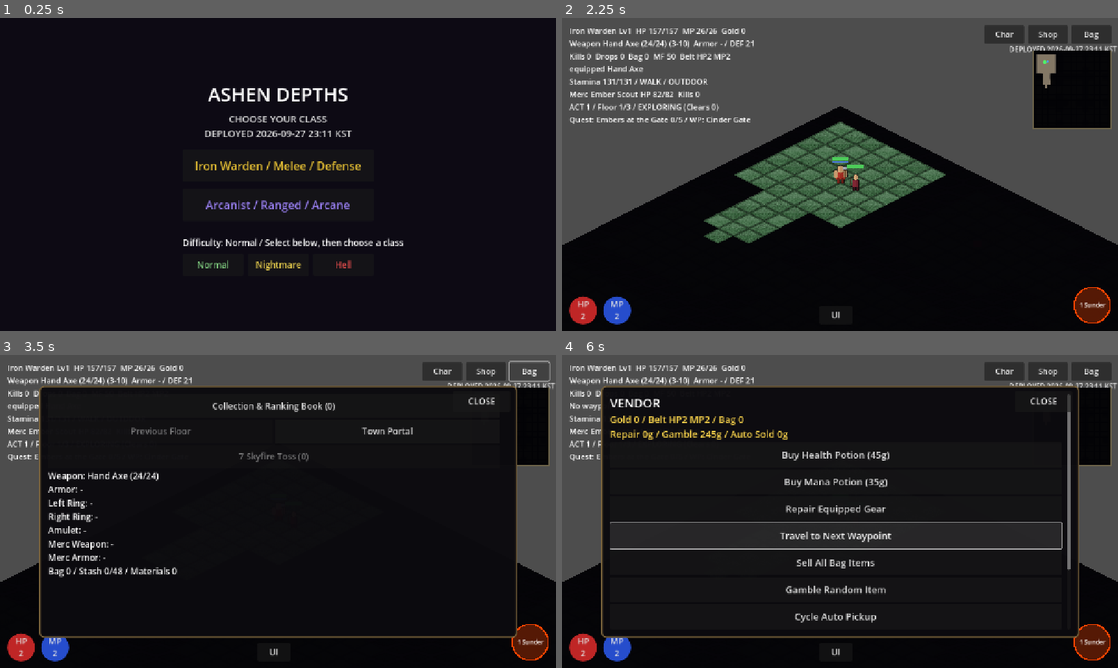
Above: before the commit, frames 1-4 (two rows, left to right).
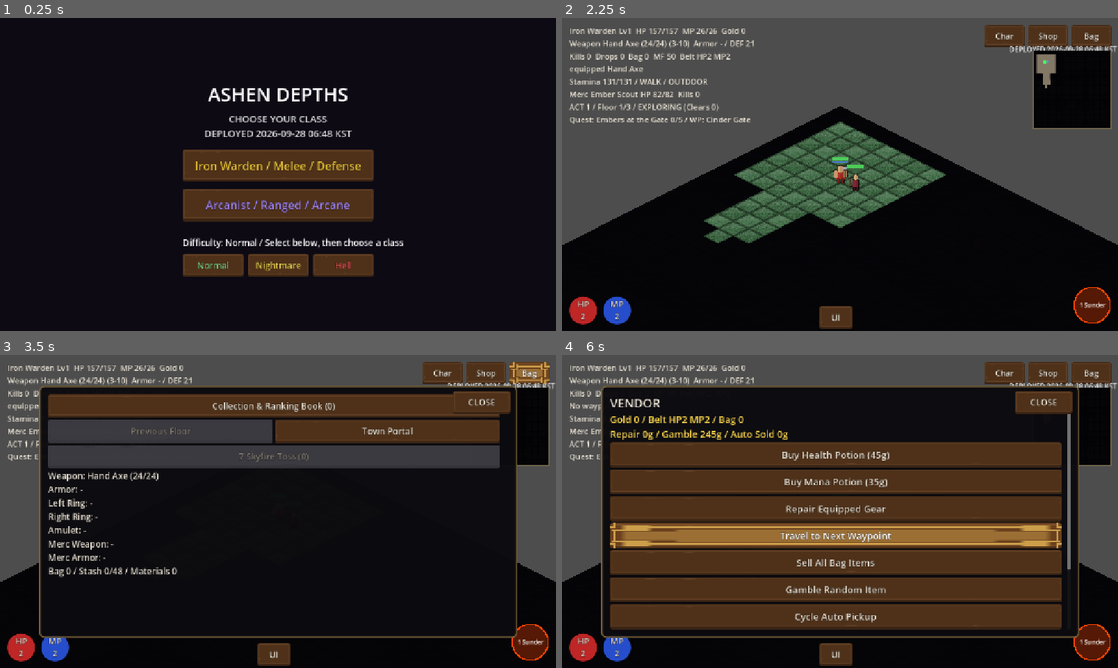
Above: after the commit, the same moments.

Repository: jflakeee/diablo
Game: Godot game, scene res://main.tscn
The game is run twice, just before and just after one commit, with the same random seed, the same clock (stepped at 60 frames per second) and the same inputs.
Inputs:
- Up to frame 1 (0.25 s): no input
- Up to frame 2 (2.25 s): click "Normal" at 0.5 s; click "Normal" at 1.25 s; click "Iron Warden / Melee / Defense" at 2 s
- Up to frame 3 (3.5 s): click "Bag" at 2.75 s
- Up to frame 4 (6 s): click "Collection & Ranking Book (0)" at 3.5 s; click "Buy Page +8 Slots (10000g)" at 4.25 s; click "Shop" at 5 s; click "Travel to Next Waypoint" at 5.75 s

The runs differ from the first frame. In frame 1, 8.8% of the frame differs, in the area x 32-68%, y 36-83%; in frame 2, 3.1%; in frame 3, 21%; in frame 4, 49%, in the area x 1-99%, y 2-100%.

Commit message:
Apply CC0 template theme for visual redesign

Diff:
--- a/prototype/game_dungeon/main.gd
+++ b/prototype/game_dungeon/main.gd
@@ -34,7 +34,8 @@
 const CollectionBook := preload("res://collection_book.gd")
 const Visibility := preload("res://visibility.gd")
 const FogOverlay := preload("res://fog_overlay.gd")
-const DEPLOYED_AT_KST := "2026-09-27 23:11 KST"
+const TemplateTheme := preload("res://ui/template_theme.gd")
+const DEPLOYED_AT_KST := "2026-09-28 06:48 KST"
 
 var _grid: Array = []
 var _astar: AStarGrid2D
@@ -167,6 +168,7 @@
 var _accessibility := Accessibility.new()
 var _automation_last_expire := 0
 var _assets := AssetCatalog.new()
+var _ui_theme: Theme
 
 var _logic_ticks := 0
 var _attacks := 0
@@ -696,6 +698,9 @@
 	_assets.clear()
 
 func _ready() -> void:
+	_ui_theme = TemplateTheme.create()
+	if not TemplateTheme.selftest():
+		push_error("Temporary UI theme failed its resource contract")
 	_accessibility.load_settings()
 	_setup_sfx()
 	_auto_quit = OS.get_cmdline_user_args().has("autoquit")
@@ -796,6 +801,7 @@
 	var dcols := [Color(0.5, 0.8, 0.5), Color(0.9, 0.8, 0.3), Color(0.9, 0.3, 0.3)]
 	for i in 3:
 		var db := Button.new()
+		db.theme = _ui_theme
 		db.text = dnames[i]
 		db.position = Vector2(vp.x * 0.5 - 220 + i * 150, vp.y * 0.42 + 240)
 		db.custom_minimum_size = Vector2(140, 50)
@@ -806,6 +812,7 @@
 		_menu_layer.add_child(db)
 	if OS.has_feature("web"):
 		var update_button := Button.new()
+		update_button.theme = _ui_theme
 		update_button.text = "FORCE LATEST UPDATE"
 		update_button.position = Vector2(vp.x * 0.5 - 220, minf(vp.y * 0.42 + 305, vp.y - 58))
 		update_button.custom_minimum_size = Vector2(440, 48)
@@ -825,6 +832,7 @@
 
 func _add_class_button(text: String, col: Color, pos: Vector2, cls: String, font_px: int = 26) -> void:
 	var btn := Button.new()
+	btn.theme = _ui_theme
 	btn.text = text
 	btn.position = pos
 	btn.custom_minimum_size = Vector2(440, 74)
@@ -938,6 +946,11 @@
 	ui.transform = Transform2D.IDENTITY.scaled(Vector2(ui_scale, ui_scale))
 	add_child(ui)
 	var vp := physical_vp / ui_scale
+	var ui_root := Control.new()
+	ui_root.name = "ThemedUIRoot"
+	ui_root.size = vp
+	ui_root.theme = _ui_theme
+	ui.add_child(ui_root)
 	var safe := Rect2(Vector2.ZERO, vp)
 	if mobile_profile:
 		safe = MobileUI.logical_safe_area(physical_vp)
@@ -949,18 +962,18 @@
 	_joy.control_size = MobileUI.JOYSTICK_SIZE
 	_joy.position = mobile_layout["joystick"]
 	_joy.visible = mobile_profile
-	ui.add_child(_joy)
+	ui_root.add_child(_joy)
 	# 스킬 버튼(확대): 우하단 2개 + 위 1개
 	if _class == "arcanist":
-		_add_skill_button(ui, "ember_bolt", "1 Ember", Color.ORANGE_RED, mobile_layout["skill_primary"], mobile_layout["skill_size"])
-		_add_skill_button(ui, "frost_shard", "2 Frost", Color.SKY_BLUE, mobile_layout["skill_secondary"], mobile_layout["skill_size"])
-		_add_skill_button(ui, "storm_lance", "3 Storm", Color.YELLOW, mobile_layout["skill_utility"], mobile_layout["skill_size"])
-		_add_skill_button(ui, "phase_step", "4 Phase", Color.MEDIUM_PURPLE, mobile_layout["skill_quaternary"], mobile_layout["skill_size"])
+		_add_skill_button(ui_root, "ember_bolt", "1 Ember", Color.ORANGE_RED, mobile_layout["skill_primary"], mobile_layout["skill_size"])
+		_add_skill_button(ui_root, "frost_shard", "2 Frost", Color.SKY_BLUE, mobile_layout["skill_secondary"], mobile_layout["skill_size"])
+		_add_skill_button(ui_root, "storm_lance", "3 Storm", Color.YELLOW, mobile_layout["skill_utility"], mobile_layout["skill_size"])
+		_add_skill_button(ui_root, "phase_step", "4 Phase", Color.MEDIUM_PURPLE, mobile_layout["skill_quaternary"], mobile_layout["skill_size"])
 	else:
-		_add_skill_button(ui, "sundering_strike", "1 Sunder", Color.ORANGE_RED, mobile_layout["skill_primary"], mobile_layout["skill_size"])
-		_add_skill_button(ui, "void_fury", "2 Fury", Color.CRIMSON, mobile_layout["skill_secondary"], mobile_layout["skill_size"])
-		_add_skill_button(ui, "iron_chant", "3 Chant", Color.GOLD, mobile_layout["skill_utility"], mobile_layout["skill_size"])
-		_add_skill_button(ui, "weapon_discipline", "4 Passive", Color.STEEL_BLUE, mobile_layout["skill_quaternary"], mobile_layout["skill_size"])
+		_add_skill_button(ui_root, "sundering_strike", "1 Sunder", Color.ORANGE_RED, mobile_layout["skill_primary"], mobile_layout["skill_size"])
+		_add_skill_button(ui_root, "void_fury", "2 Fury", Color.CRIMSON, mobile_layout["skill_secondary"], mobile_layout["skill_size"])
+		_add_skill_button(ui_root, "iron_chant", "3 Chant", Color.GOLD, mobile_layout["skill_utility"], mobile_layout["skill_size"])
+		_add_skill_button(ui_root, "weapon_discipline", "4 Passive", Color.STEEL_BLUE, mobile_layout["skill_quaternary"], mobile_layout["skill_size"])
 
 	var bag := Button.new()
 	bag.text = "Bag"
@@ -969,7 +982,7 @@
 	bag.size = mobile_layout["menu_size"]
 	bag.add_theme_font_size_override("font_size", _accessibility.font_size(18))
 	bag.pressed.connect(_toggle_bag)
-	ui.add_child(bag)
+	ui_root.add_child(bag)
 
 	_inv_panel = Panel.new()
 	_inv_panel.position = modal_position
@@ -977,7 +990,7 @@
 	_inv_panel.z_index = 200
 	_style_modal_panel(_inv_panel)
 	_inv_panel.visible = false
-	ui.add_child(_inv_panel)
+	ui_root.add_child(_inv_panel)
 	var inventory_scroll := ScrollContainer.new()
 	inventory_scroll.position = Vector2(20, 20)
 	inventory_scroll.size = modal_size - Vector2(40, 40)
@@ -996,7 +1009,7 @@
 	shop.size = mobile_layout["menu_size"]
 	shop.add_theme_font_size_override("font_size", _accessibility.font_size(18))
 	shop.pressed.connect(_toggle_vendor)
-	ui.add_child(shop)
+	ui_root.add_child(shop)
 
 	_vendor_panel = Panel.new()
 	_vendor_panel.position = modal_position
@@ -1004,7 +1017,7 @@
 	_vendor_panel.z_index = 200
 	_style_modal_panel(_vendor_panel)
 	_vendor_panel.visible = false
-	ui.add_child(_vendor_panel)
+	ui_root.add_child(_vendor_panel)
 	_build_vendor()
 	_add_modal_close_button(_vendor_panel)
 
@@ -1015,7 +1028,7 @@
 	charb.size = mobile_layout["menu_size"]
 	charb.add_theme_font_size_override("font_size", _accessibility.font_size(18))
 	charb.pressed.connect(_toggle_char)
-	ui.add_child(charb)
+	ui_root.add_child(charb)
 
 	_char_panel = Panel.new()
 	_char_panel.position = modal_position
@@ -1023,7 +1036,7 @@
 	_char_panel.z_index = 200
 	_style_modal_panel(_char_panel)
 	_char_panel.visible = false
-	ui.add_child(_char_panel)
+	ui_root.add_child(_char_panel)
 	_build_char_panel()
 	_add_modal_close_button(_char_panel)
 
@@ -1034,7 +1047,7 @@
 	settings_button.size = settings_button.custom_minimum_size
 	settings_button.add_theme_font_size_override("font_size", _accessibility.font_size(20))
 	settings_button.pressed.connect(_toggle_settings)
-	ui.add_child(settings_button)
+	ui_root.add_child(settings_button)
 
 	var deploy_stamp := Label.new()
 	deploy_stamp.text = "DEPLOYED %s" % DEPLOYED_AT_KST
@@ -1044,7 +1057,7 @@
 	deploy_stamp.mouse_filter = Control.MOUSE_FILTER_IGNORE
 	deploy_stamp.add_theme_font_size_override("font_size", _accessibility.font_size(20 if mobile_profile else 16))
 	deploy_stamp.add_theme_color_override("font_color", Color(0.92, 0.92, 0.92, 1.0))
-	ui.add_child(deploy_stamp)
+	ui_root.add_child(deploy_stamp)
 
 	_settings_panel = Panel.new()
 	_settings_panel.position = modal_position
@@ -1052,7 +1065,7 @@
 	_settings_panel.z_index = 200
 	_style_modal_panel(_settings_panel)
 	_settings_panel.visible = false
-	ui.add_child(_settings_panel)
+	ui_root.add_child(_settings_panel)
 	_build_settings_panel()
 	_add_modal_close_button(_settings_panel)
 
@@ -1060,7 +1073,7 @@
 	_minimap = MinimapScript.new()
 	_minimap.size = mobile_layout["minimap_size"]
 	_minimap.position = mobile_layout["minimap"]
-	ui.add_child(_minimap)
+	ui_root.add_child(_minimap)
 	_build_minimap_tex()
 
 	_hud = Label.new()
@@ -1068,13 +1081,13 @@
 	_hud.size = Vector2(500, 0)
 	_hud.autowrap_mode = TextServer.AUTOWRAP_WORD_SMART
 	_hud.add_theme_font_size_override("font_size", _accessibility.font_size(18))
-	ui.add_child(_hud)
+	ui_root.add_child(_hud)
 
 	# 포션 벨트 버튼(모바일): 좌하단, 조이스틱 위. 빨강=생명 / 파랑=마나
 	_pot_hp_btn = _make_potion_button("HP", Color(0.75, 0.15, 0.15), mobile_layout["potion_hp"], _quaff_health, mobile_layout["potion_size"])
 	_pot_mp_btn = _make_potion_button("MP", Color(0.15, 0.3, 0.8), mobile_layout["potion_mp"], _quaff_mana, mobile_layout["potion_size"])
-	ui.add_child(_pot_hp_btn)
-	ui.add_child(_pot_mp_btn)
+	ui_root.add_child(_pot_hp_btn)
+	ui_root.add_child(_pot_mp_btn)
 
 	if _class == "warden":
 		_equip(Item.generate(_rng, Item.WEAPON_BASES[1], 1, "normal"))  # Hand Axe 3-10
@@ -1363,7 +1376,7 @@
 
 	print("[P4][RESULT] craft_selftest verdict=", ("PASS" if (t1 and t2 and t3 and t4) else "FAIL"))
 
-func _add_skill_button(ui: CanvasLayer, id: String, label: String, col: Color, pos: Vector2, control_size: Vector2) -> void:
+func _add_skill_button(ui: Node, id: String, label: String, col: Color, pos: Vector2, control_size: Vector2) -> void:
 	var b := SkillButtonScript.new()
 	b.skill_id = id
 	b.label_text = label
--- /dev/null
+++ b/prototype/game_dungeon/third_party_sources/kenney_fantasy_ui_borders/SOURCE.json
@@ -0,0 +1,10 @@
+{
+  "name": "Kenney Fantasy UI Borders",
+  "source_url": "https://kenney.nl/assets/fantasy-ui-borders",
+  "download_url": "https://kenney.nl/media/pages/assets/fantasy-ui-borders/ab29cd0165-1701602367/kenney_fantasy-ui-borders.zip",
+  "license": "CC0-1.0",
+  "downloaded_at": "2026-09-28",
+  "archive_sha256": "59532da3bd61195a425585455b40baa6cbf1eda8227c42adcef31a535a737769",
+  "modified": false,
+  "usage": ["temporary modal and card borders"]
+}
--- /dev/null
+++ b/prototype/game_dungeon/third_party_sources/kenney_ui_pack_rpg_expansion/SOURCE.json
@@ -0,0 +1,10 @@
+{
+  "name": "Kenney UI Pack: RPG Expansion",
+  "source_url": "https://kenney.nl/assets/ui-pack-rpg-expansion",
+  "download_url": "https://kenney.nl/media/pages/assets/ui-pack-rpg-expansion/7ec4a46657-1677661824/kenney_ui-pack-rpg-expansion.zip",
+  "license": "CC0-1.0",
+  "downloaded_at": "2026-09-28",
+  "archive_sha256": "c69c30c09d74df542842e4ec811735b6d260cd6c9e2ee261d7b894d259a6adb4",
+  "modified": false,
+  "usage": ["temporary UI theme buttons and panels"]
+}
--- /dev/null
+++ b/prototype/game_dungeon/ui/template_theme.gd
@@ -0,0 +1,55 @@
+extends RefCounted
+## Temporary CC0-backed theme adapter. Public semantic IDs stay stable when
+## these textures are replaced by locally generated Ashen Depths resources.
+
+const BUTTON_PRIMARY := preload("res://assets/ui/template/button_primary.png")
+const BUTTON_PRIMARY_PRESSED := preload("res://assets/ui/template/button_primary_pressed.png")
+const BUTTON_SECONDARY := preload("res://assets/ui/template/button_secondary.png")
+const PANEL := preload("res://assets/ui/template/panel_brown.png")
+const PANEL_BORDER := preload("res://assets/ui/template/panel_border_double.png")
+
+const TEXT := Color("e7e0d2")
+const TEXT_MUTED := Color("a99f91")
+const GOLD := Color("d6b56a")
+
+static func _texture_style(texture: Texture2D, margin: float, tint: Color = Color.WHITE) -> StyleBoxTexture:
+	var style := StyleBoxTexture.new()
+	style.texture = texture
+	style.modulate_color = tint
+	for side in [SIDE_LEFT, SIDE_TOP, SIDE_RIGHT, SIDE_BOTTOM]:
+		style.set_texture_margin(side, margin)
+		style.set_content_margin(side, margin)
+	return style
+
+static func create() -> Theme:
+	var theme := Theme.new()
+	var normal := _texture_style(BUTTON_PRIMARY, 12.0, Color(0.52, 0.43, 0.34, 1.0))
+	var hover := _texture_style(BUTTON_PRIMARY, 12.0, Color(0.70, 0.57, 0.40, 1.0))
+	var pressed := _texture_style(BUTTON_PRIMARY_PRESSED, 12.0, Color(0.44, 0.34, 0.27, 1.0))
+	var disabled := _texture_style(BUTTON_SECONDARY, 12.0, Color(0.30, 0.30, 0.33, 0.82))
+	var focus := _texture_style(PANEL_BORDER, 15.0, Color(0.82, 0.64, 0.30, 0.95))
+	theme.set_stylebox("normal", "Button", normal)
+	theme.set_stylebox("hover", "Button", hover)
+	theme.set_stylebox("pressed", "Button", pressed)
+	theme.set_stylebox("disabled", "Button", disabled)
+	theme.set_stylebox("focus", "Button", focus)
+	theme.set_color("font_color", "Button", TEXT)
+	theme.set_color("font_hover_color", "Button", Color.WHITE)
+	theme.set_color("font_pressed_color", "Button", GOLD)
+	theme.set_color("font_disabled_color", "Button", TEXT_MUTED.darkened(0.25))
+	theme.set_constant("outline_size", "Button", 2)
+	theme.set_color("font_outline_color", "Button", Color(0.04, 0.03, 0.03, 0.9))
+
+	var panel := _texture_style(PANEL, 16.0, Color(0.17, 0.14, 0.13, 0.98))
+	theme.set_stylebox("panel", "Panel", panel)
+	theme.set_stylebox("panel", "PanelContainer", panel)
+	theme.set_color("font_color", "Label", TEXT)
+	return theme
+
+static func selftest() -> bool:
+	var theme := create()
+	return theme.has_stylebox("normal", "Button") \
+		and theme.has_stylebox("pressed", "Button") \
+		and theme.has_stylebox("panel", "Panel") \
+		and BUTTON_PRIMARY.get_width() > 0 \
+		and PANEL_BORDER.get_width() > 0
Binary file added: prototype/game_dungeon/assets/ui/template/button_primary.png
Binary file added: prototype/game_dungeon/assets/ui/template/button_primary_pressed.png
Binary file added: prototype/game_dungeon/assets/ui/template/button_secondary.png
Binary file added: prototype/game_dungeon/assets/ui/template/button_secondary_pressed.png
Binary file added: prototype/game_dungeon/assets/ui/template/panel_border_double.png
Binary file added: prototype/game_dungeon/assets/ui/template/panel_brown.png
Not shown, added: prototype/game_dungeon/third_party_sources/.gdignore
Not shown, added: prototype/game_dungeon/third_party_sources/kenney_fantasy_ui_borders/LICENSE.txt
Not shown, added: prototype/game_dungeon/third_party_sources/kenney_ui_pack_rpg_expansion/LICENSE.txt
Not shown, changed: docs/ASSET_PROVENANCE.md
Not shown, added: docs/superpowers/research/2026-09-27-free-template-local-generation-strategy.md
Not shown, added: docs/superpowers/specs/2026-09-27-visual-redesign-implementation-design.md
(and 3 more such lines)
